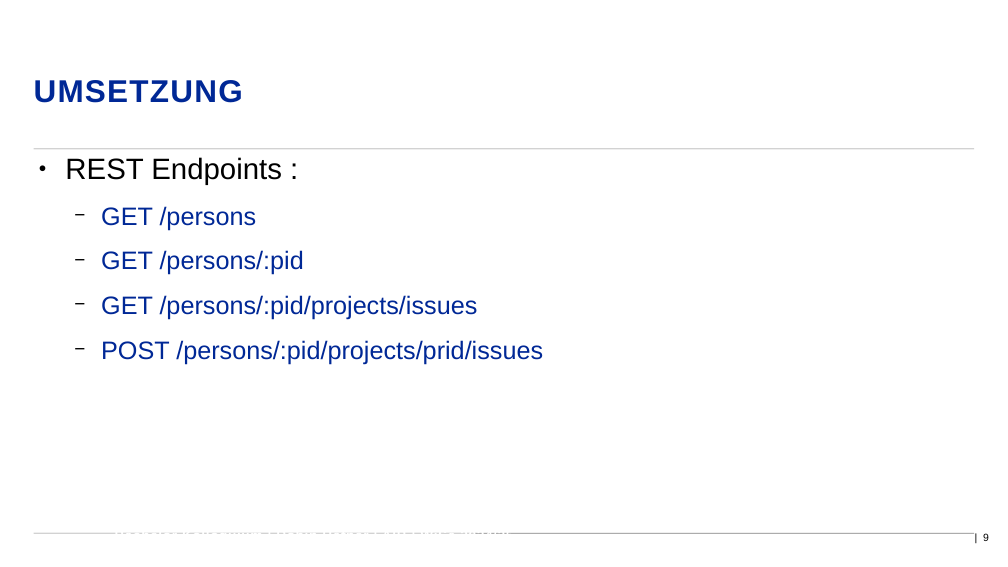
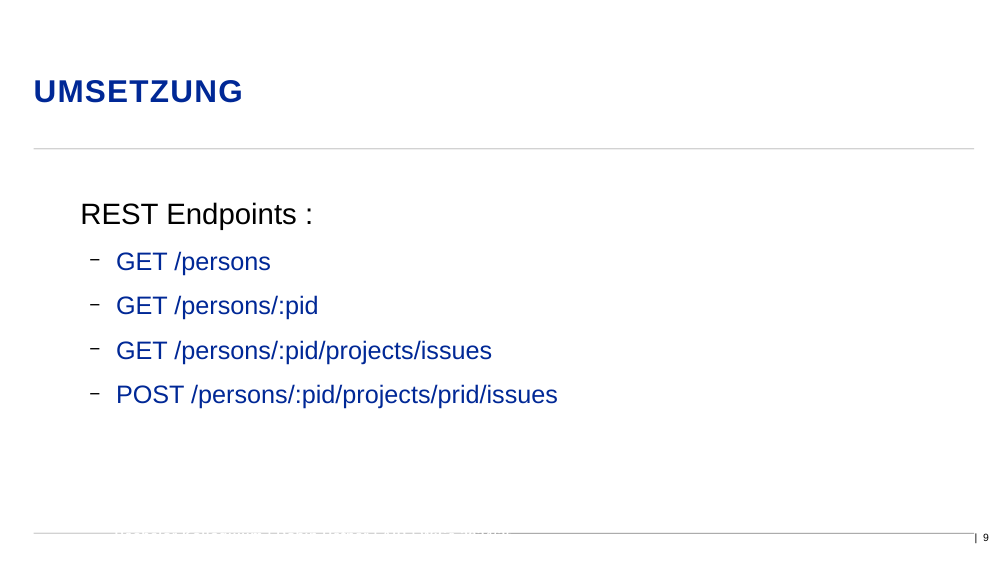
Before and after one commit to D4rkm4n215/Bachelorthesis, a slide deck: slide 9 of Thesis/Kolloquium/Präsentation_Hefner_Robin_206488.odp. Drawn at 1008x567 pixels with LibreOffice and Linux fonts; fonts in the diff are those of the drawing; background and template pictures are left out. Boxes give left, top, right and bottom in pixels: in the first picture for what was removed or moved away, otherwise in the second. Text is boxed around its words. In the diff, an @@ line names an element or a change of style, - is before the commit and + after.

```diff
--- a/Thesis/Kolloquium/Präsentation_Hefner_Robin_206488.odp
+++ b/Thesis/Kolloquium/Präsentation_Hefner_Robin_206488.odp
@@ text "REST Endpoints :" moved from (x1=65, y1=157, x2=543, y2=364) to (x1=80, y1=202, x2=558, y2=409) @@
@@ text at (x1=80, y1=202, x2=297, y2=230): bullet ● to none @@
```
Also in this commit, not shown: 3 other slides changed.
